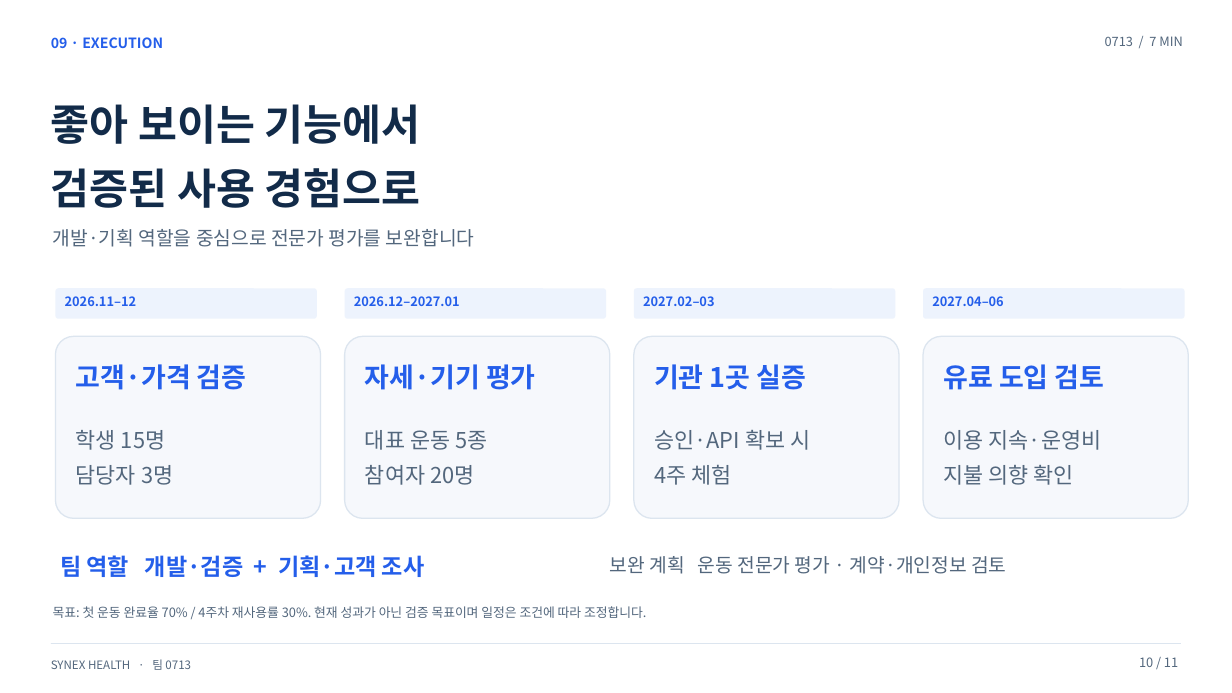
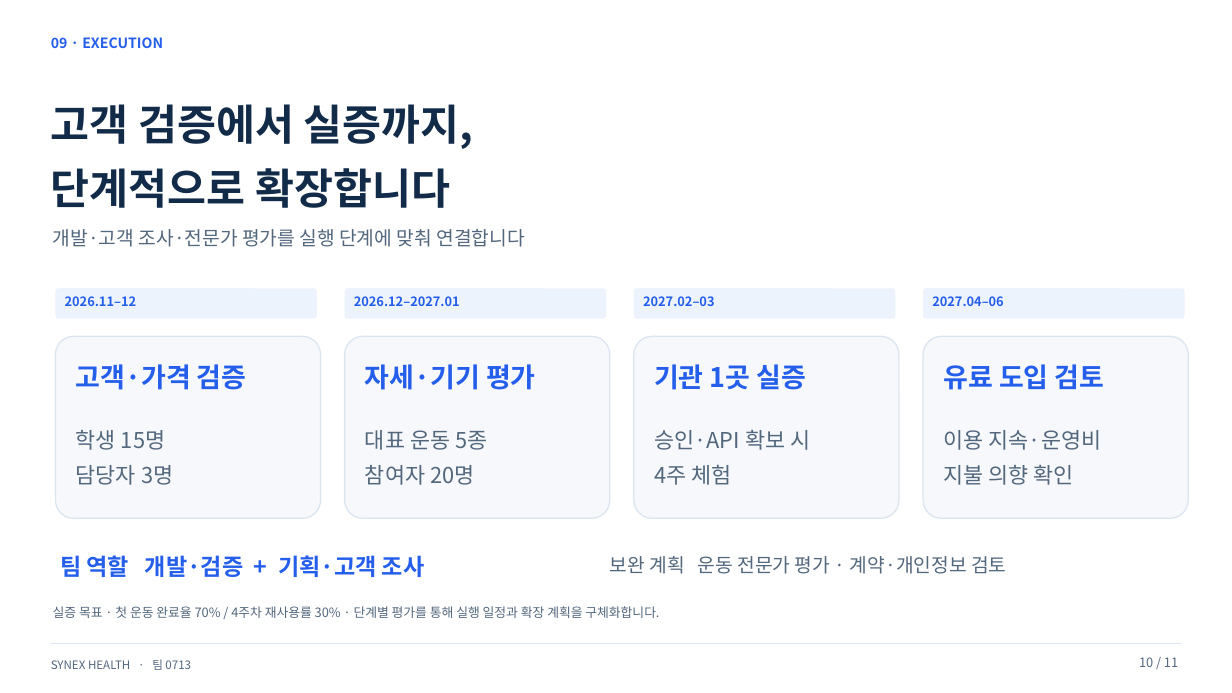
Before and after one commit to hundol047/Synex-Health, a slide deck: slide 10 of docs/pitch-0713/files/Synex_0713_7min.pptx. Drawn at 1232x693 pixels with LibreOffice and Linux fonts; fonts in the diff are those of the drawing. Boxes give left, top, right and bottom in pixels: in the first picture for what was removed or moved away, otherwise in the second. Text is boxed around its words. In the diff, an @@ line names an element or a change of style, - is before the commit and + after.

Commit message:
Polish presentation wording and remove duration badge

```diff
--- a/docs/pitch-0713/files/Synex_0713_7min.pptx
+++ b/docs/pitch-0713/files/Synex_0713_7min.pptx
@@ text removed at box(1105, 36, 1182, 46) @@
-0713 / 7 MIN
@@ text at box(51, 104, 474, 208): text changed @@
-좋아 보이는 기능에서
-검증된 사용 경험으로
+고객 검증에서 실증까지,
+단계적으로 확장합니다
@@ text at box(53, 229, 524, 247): text changed @@
-개발·기획 역할을 중심으로 전문가 평가를 보완합니다
+개발·고객 조사·전문가 평가를 실행 단계에 맞춰 연결합니다
@@ text at box(53, 606, 659, 618): text changed @@
-목표: 첫 운동 완료율 70% / 4주차 재사용률 30%. 현재 성과가 아닌 검증 목표이며 일정은 조건에 따라 조정합니다.
+실증 목표 · 첫 운동 완료율 70% / 4주차 재사용률 30% · 단계별 평가를 통해 실행 일정과 확장 계획을 구체화합니다.
```
Also in this commit, not shown: 10 other slides changed, 13 other files.
